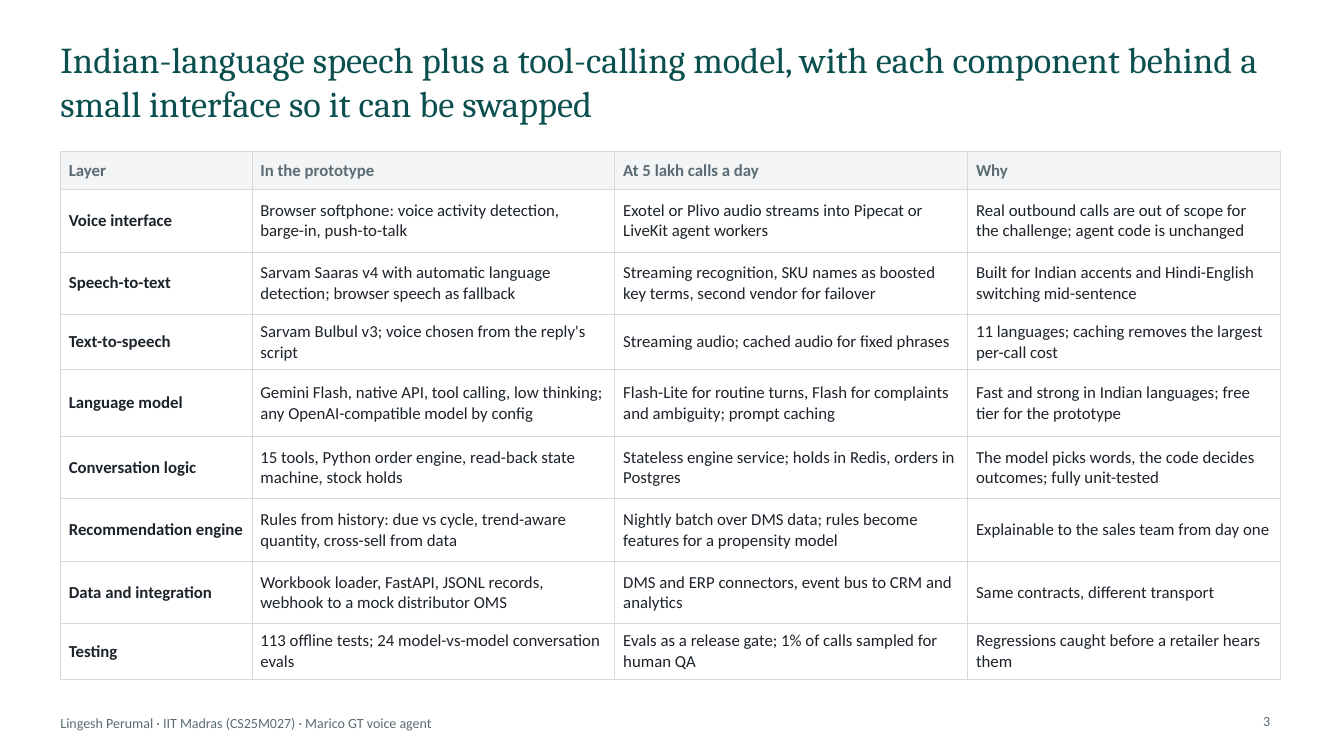
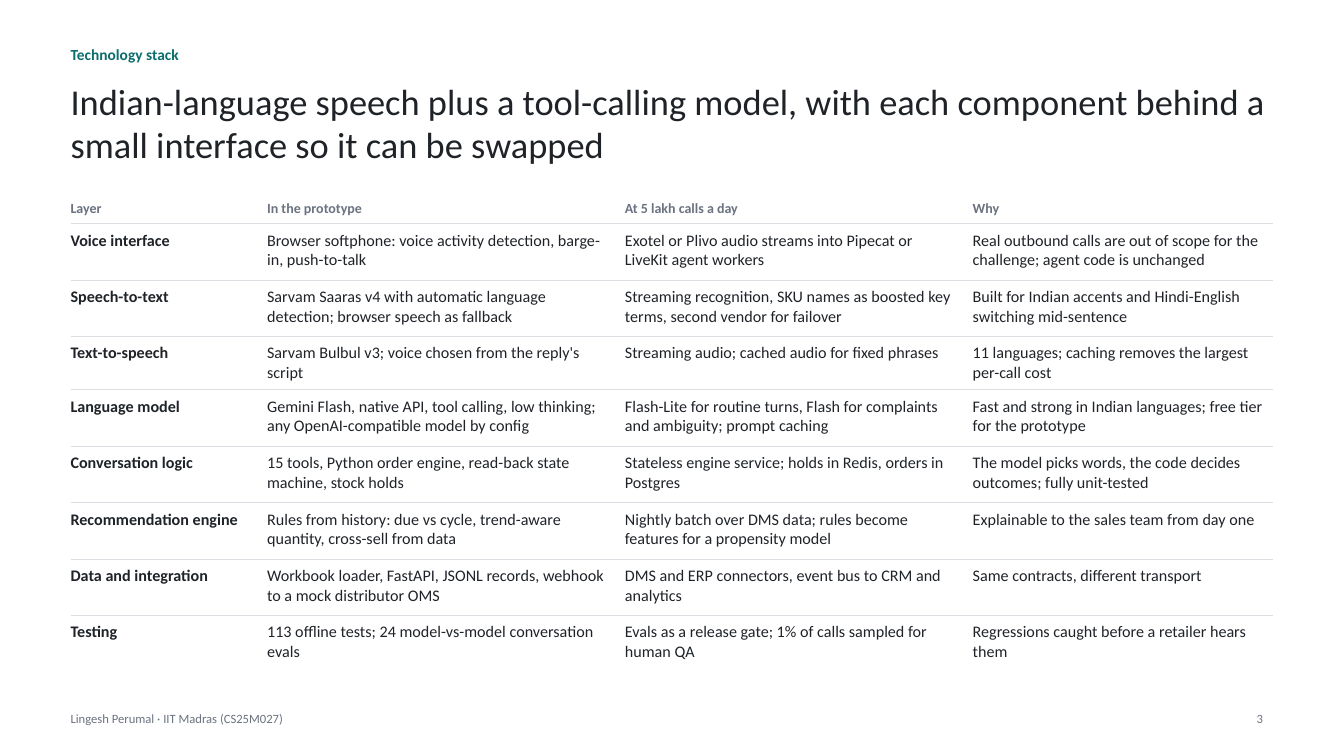
Before and after one commit to lingesh255/gt-voice, a slide deck: slide 3 of docs/solution-presentation.pptx. Drawn at 1344x756 pixels with LibreOffice and Linux fonts; fonts in the diff are those of the drawing. Boxes give left, top, right and bottom in pixels: in the first picture for what was removed or moved away, otherwise in the second. Text is boxed around its words. In the diff, an @@ line names an element or a change of style, - is before the commit and + after.

Commit message:
Cleaner, minimal layout for both decks

```diff
--- a/docs/solution-presentation.pptx
+++ b/docs/solution-presentation.pptx
@@ text added at bbox=[71, 49, 179, 63], 11 pt, text #0B6E6E, bold @@
+Technology stack
@@ title "Indian-language speech plus a tool-calling ...": place and size @@
-title "Indian-language speech plus a tool-calling ..." at bbox=[60, 47, 1257, 125]
+title "Indian-language speech plus a tool-calling ..." at bbox=[71, 89, 1264, 164]
@@ title "Indian-language speech plus a tool-calling ..." at bbox=[71, 89, 1264, 164]: font Cambria to Calibri, text colour #0B4F4F to #1F2328; vertical alignment middle to top @@
@@ table at bbox=[71, 192, 1273, 663] @@
@@ fill #F2F4F5 to none in row 1 @@
@@ size 12 to 10 pt, text colour #5B6B73 to #6B7280 in "Layer", "In the prototype", "At 5 lakh calls a day", "Why" @@
@@ size 12 to 11.5 pt, text colour #1D232B to #1F2328 @@
@@ borders changed @@
@@ table: place and size @@
-table at bbox=[60, 151, 1280, 674]
+table at bbox=[71, 192, 1273, 663]
@@ text at bbox=[71, 714, 283, 725]: text changed; size 10 to 9 pt; text colour #5B6B73 to #6B7280 @@
-Lingesh Perumal · IIT Madras (CS25M027) · Marico GT voice agent
+Lingesh Perumal · IIT Madras (CS25M027)
@@ page number at bbox=[1257, 715, 1263, 723]: size 10 to 9 pt, text colour #5B6B73 to #6B7280 @@
```
Also in this commit, not shown: 4 other slides changed, 3 other files.
